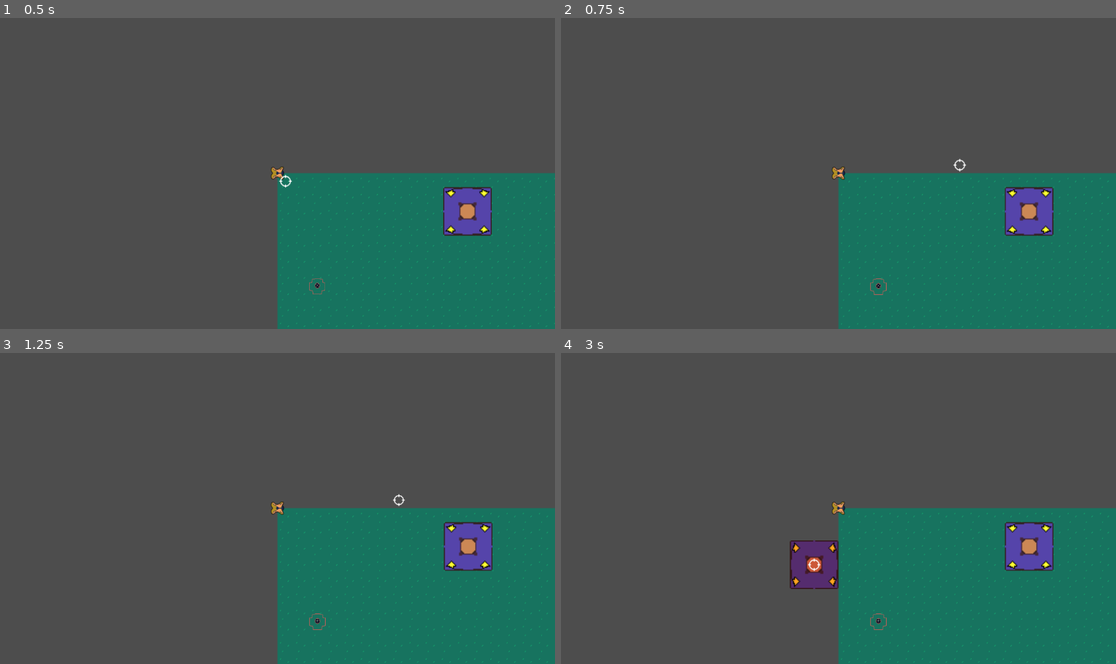
Above: before the commit, frames 1-4 (two rows, left to right).
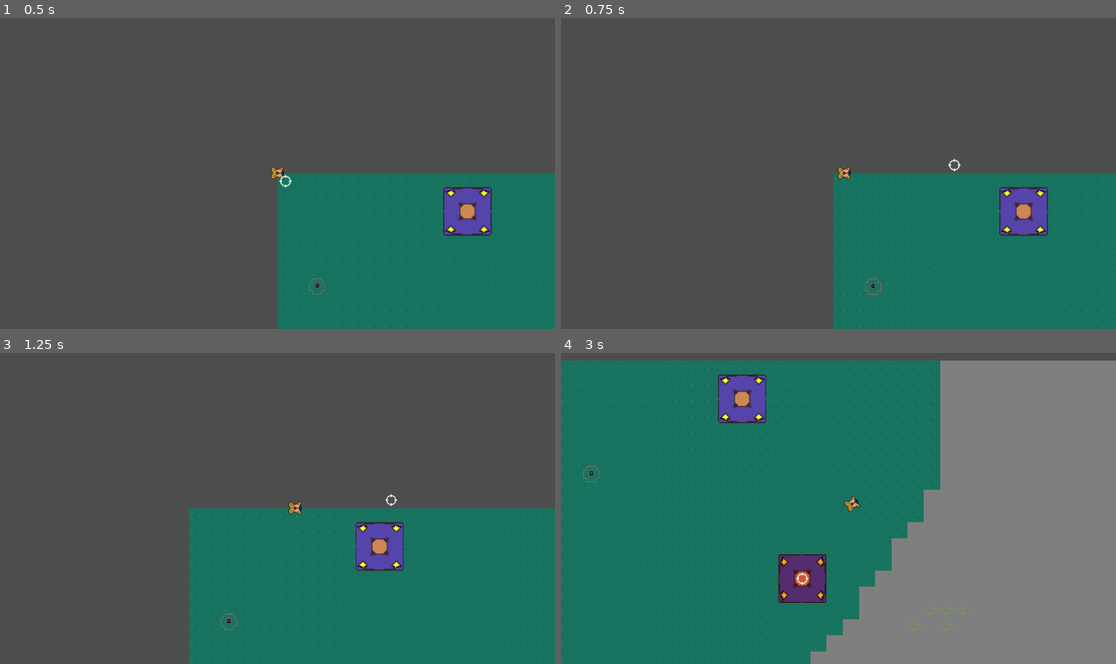
Above: after the commit, the same moments.

Repository: christianfelipesf/Factolyth
Game: Godot game, scene res://scenes/mundo.tscn
Same seed, same stepped clock (60 frames per second), same inputs: the game is played once before the commit and once after it.
Inputs (mouse positions are in pixels of both pictures, inside the frame that each line leads up to):
- Up to frame 1 (0.5 s): no input
- Up to frame 2 (0.75 s): move the mouse to (960, 157) at 0.52 s; press the mouse at (960, 157) at 0.53 s; hold D (move_right) from 0.53 s (still down)
- Up to frame 3 (1.25 s): keep holding D (move_right)
- Up to frame 4 (3 s): move the mouse to (727, 524) at 1.27 s; release D (move_right) at 1.28 s; release the mouse at (727, 524) at 1.28 s; hold S (move_down) 1.28-2.03 s; tap E (interact) at 1.35 s; move the mouse to (894, 440) at 2.02 s; hold D (move_right) 2.03-2.78 s; hold Right mouse button (remover_objeto) 2.03-2.78 s; move the mouse to (810, 570) at 2.77 s; hold W (move_up) from 2.78 s (still down); tap R (rotacionar_objeto) at 2.85 s; click (810, 570) at 2.92 s

Frame 1 is identical in both runs. In frame 2, 1.9% of the frame differs, in the area x 48-100%, y 45-100%; in frame 3, 11%; in frame 4, 94%, in the area x 0-100%, y 2-100%.

Commit message:
move
move

Diff:
--- a/scripts/jogador.gd
+++ b/scripts/jogador.gd
@@ -47,8 +47,8 @@
 func _physics_process(delta: float) -> void:
 	# 1. Movimento e Direção da Nave
 	var input_direction := Vector2.ZERO
-	input_direction.x = Input.get_axis("ui_left", "ui_right")
-	input_direction.y = Input.get_axis("ui_up", "ui_down")
+	input_direction.x = Input.get_axis("move_left", "move_right")
+	input_direction.y = Input.get_axis("move_up", "move_down")
 	input_direction = input_direction.normalized()
 
 	if input_direction != Vector2.ZERO:
